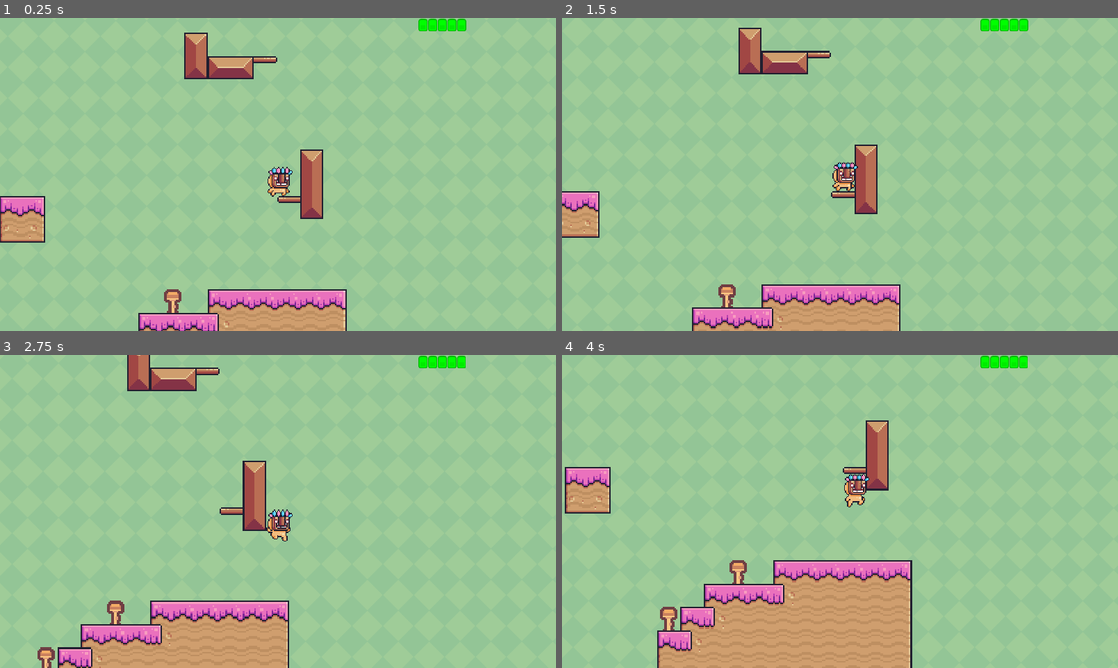
Above: before the commit, frames 1-4 (two rows, left to right).
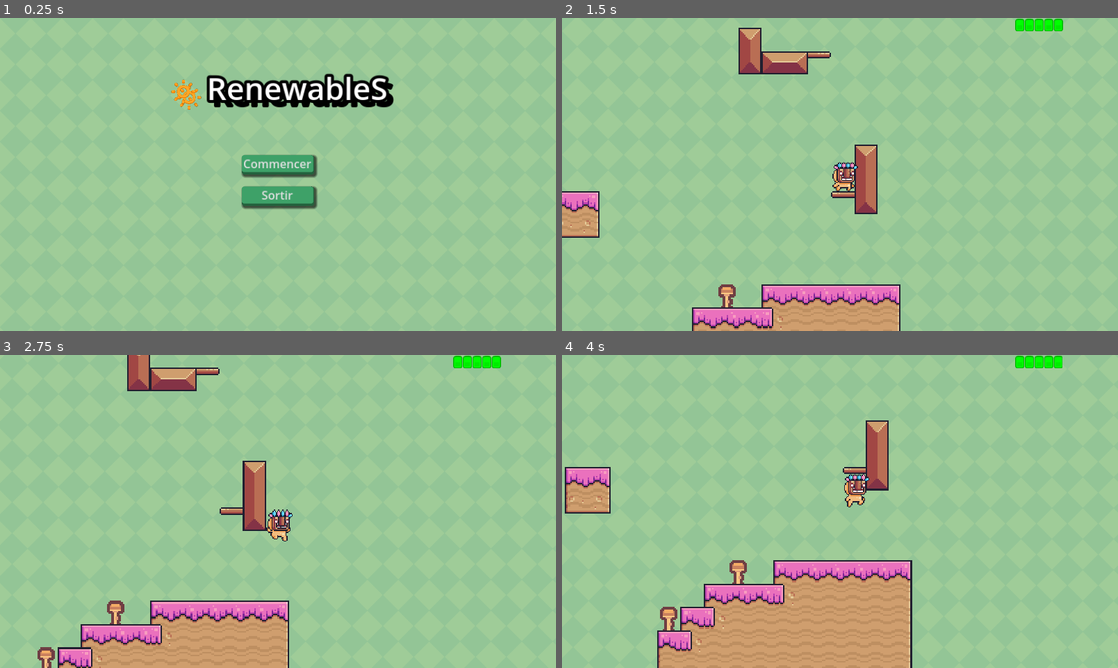
Above: after the commit, the same moments.

Repository: Intersmester-game-dev-imt/Renewables
Game: Godot game, scene res://scenes/menu.tscn
Two runs of this game, one before a commit and one after it. Both use one fixed random seed, a clock stepped at 60 frames per second and the inputs below. Before the commit the project starts from res://main.tscn.
Inputs (mouse positions are in pixels of both pictures, inside the frame that each line leads up to):
- Up to frame 1 (0.25 s): no input
- Up to frame 2 (1.5 s): click (840, 165) at 0.5 s, where only the run after the commit has a clickable "Commencer"; hold Right (right) from 1.28 s (still down); tap E (interact) at 1.35 s
- Up to frame 3 (2.75 s): keep holding Right (right); tap Up (jump) at 1.52, 2.27 s; tap E (interact) at 2.1 s
- Up to frame 4 (4 s): release Right (right) at 2.78 s; hold Left (left) 2.78-3.53 s; tap E (interact) at 2.85, 3.6 s; hold Right (right) from 3.53 s (still down); tap Up (jump) at 3.77 s

The runs differ from the first frame. In frame 1, 13% of the frame differs, in the area x 0-84%, y 0-100%; in frame 2, 0.6%; in frame 3, 0.5%; in frame 4, 0.5%.

Commit message:
added main menu

Diff:
--- /dev/null
+++ b/assets/themes/button_theme.tres
@@ -0,0 +1,47 @@
+[gd_resource type="Theme" load_steps=5 format=3 uid="uid://cqf8rlu6phrvp"]
+
+[sub_resource type="StyleBoxEmpty" id="StyleBoxEmpty_2d7j8"]
+
+[sub_resource type="StyleBoxFlat" id="StyleBoxFlat_h185m"]
+bg_color = Color(0.262745, 0.67451, 0.435294, 1)
+border_width_right = 2
+border_width_bottom = 5
+border_color = Color(0.207843, 0.545098, 0.34902, 1)
+corner_radius_top_left = 5
+corner_radius_top_right = 5
+corner_radius_bottom_right = 5
+corner_radius_bottom_left = 5
+shadow_size = 5
+shadow_offset = Vector2(3, 3)
+
+[sub_resource type="StyleBoxFlat" id="StyleBoxFlat_xlenn"]
+bg_color = Color(0.243137, 0.631373, 0.407843, 1)
+border_width_right = 2
+border_width_bottom = 5
+border_color = Color(0.137255, 0.384314, 0.239216, 1)
+corner_radius_top_left = 5
+corner_radius_top_right = 5
+corner_radius_bottom_right = 5
+corner_radius_bottom_left = 5
+shadow_size = 5
+shadow_offset = Vector2(3, 3)
+
+[sub_resource type="StyleBoxFlat" id="StyleBoxFlat_o5it8"]
+bg_color = Color(0.160784, 0.435294, 0.278431, 1)
+border_width_right = 2
+border_width_bottom = 5
+border_color = Color(0.192157, 0.384314, 0.223529, 1)
+corner_radius_top_left = 5
+corner_radius_top_right = 5
+corner_radius_bottom_right = 5
+corner_radius_bottom_left = 5
+shadow_size = 5
+shadow_offset = Vector2(2, 2)
+anti_aliasing = false
+
+[resource]
+default_font_size = 24
+Button/styles/focus = SubResource("StyleBoxEmpty_2d7j8")
+Button/styles/hover = SubResource("StyleBoxFlat_h185m")
+Button/styles/normal = SubResource("StyleBoxFlat_xlenn")
+Button/styles/pressed = SubResource("StyleBoxFlat_o5it8")
--- a/main.tscn
+++ b/main.tscn
@@ -1,7 +1,7 @@
 [gd_scene load_steps=20 format=3 uid="uid://bb6q418j8eklm"]
 
 [ext_resource type="Texture2D" uid="uid://bpav8h6ywd4sc" path="res://assets/backgrounds/Green.png" id="1_ojhfr"]
-[ext_resource type="Texture2D" uid="uid://by0mslunqumr8" path="res://assets/tilesets/Terrain (16x16).png" id="2_4nkv7"]
+[ext_resource type="Texture2D" uid="uid://by0mslunqumr8" path="res://assets/character/Terrain (16x16).png" id="2_4nkv7"]
 [ext_resource type="PackedScene" uid="uid://bhgqnq8yjkbqb" path="res://scenes/main_character.tscn" id="3_wo8iq"]
 [ext_resource type="Texture2D" uid="uid://biw0kcvcfl1d" path="res://assets/tilesets/tilemap_packed.png" id="3_xvx8l"]
 [ext_resource type="PackedScene" uid="uid://dwv6ixhh0bj74" path="res://scenes/collectible.tscn" id="4_yofsq"]
@@ -1241,6 +1241,7 @@
 [node name="CanvasLayer" type="CanvasLayer" parent="."]
 
 [node name="ProgressBar" parent="CanvasLayer" instance=ExtResource("16_ihqv0")]
+offset_right = 129.0
 
 [connection signal="body_entered" from="HydraulicLever" to="HydraulicLever" method="_on_body_entered"]
 [connection signal="body_exited" from="HydraulicLever" to="HydraulicLever" method="_on_body_exited"]
--- a/project.godot
+++ b/project.godot
@@ -11,7 +11,7 @@
 [application]
 
 config/name="RenewableS Test"
-run/main_scene="res://main.tscn"
+run/main_scene="res://scenes/menu.tscn"
 config/features=PackedStringArray("4.2", "GL Compatibility")
 config/icon="res://icon.svg"
 
--- a/scenes/menu.tscn
+++ b/scenes/menu.tscn
@@ -1,8 +1,9 @@
-[gd_scene load_steps=6 format=3 uid="uid://b02m1jskp3ks1"]
+[gd_scene load_steps=7 format=3 uid="uid://b02m1jskp3ks1"]
 
 [ext_resource type="Script" path="res://scripts/menu.gd" id="1_a6uc1"]
-[ext_resource type="Texture2D" uid="uid://bpav8h6ywd4sc" path="res://assets/Green.png" id="2_v4ygf"]
-[ext_resource type="AudioStream" uid="uid://dqeyn7tdajuws" path="res://assets/menu_soundtrack.mp3" id="3_jo7ol"]
+[ext_resource type="Texture2D" uid="uid://bpav8h6ywd4sc" path="res://assets/backgrounds/Green.png" id="2_v4ygf"]
+[ext_resource type="AudioStream" uid="uid://2d1qcod86bc8" path="res://assets/menu_soundtrack.mp3" id="3_jo7ol"]
+[ext_resource type="Theme" uid="uid://cqf8rlu6phrvp" path="res://assets/themes/button_theme.tres" id="3_q84vv"]
 
 [sub_resource type="SystemFont" id="SystemFont_ba7ql"]
 font_names = PackedStringArray("Impact")
@@ -76,6 +77,7 @@
 [node name="start_button" type="Button" parent="MarginContainer/HBoxContainer/VBoxContainer"]
 custom_minimum_size = Vector2(150, 40)
 layout_mode = 2
+theme = ExtResource("3_q84vv")
 theme_override_fonts/font = SubResource("SystemFont_kj1on")
 theme_override_font_sizes/font_size = 24
 text = "Commencer"
@@ -83,6 +85,7 @@
 [node name="quit_button" type="Button" parent="MarginContainer/HBoxContainer/VBoxContainer"]
 custom_minimum_size = Vector2(150, 40)
 layout_mode = 2
+theme = ExtResource("3_q84vv")
 theme_override_fonts/font = SubResource("SystemFont_kj1on")
 theme_override_font_sizes/font_size = 24
 text = "Sortir
